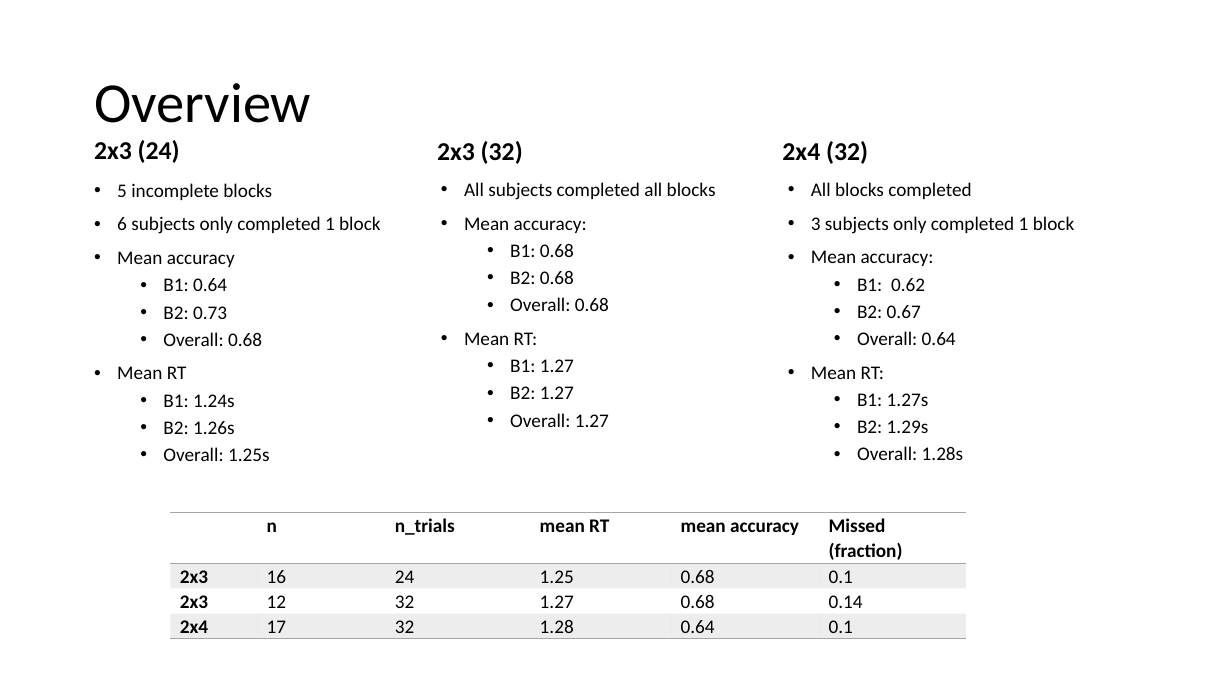
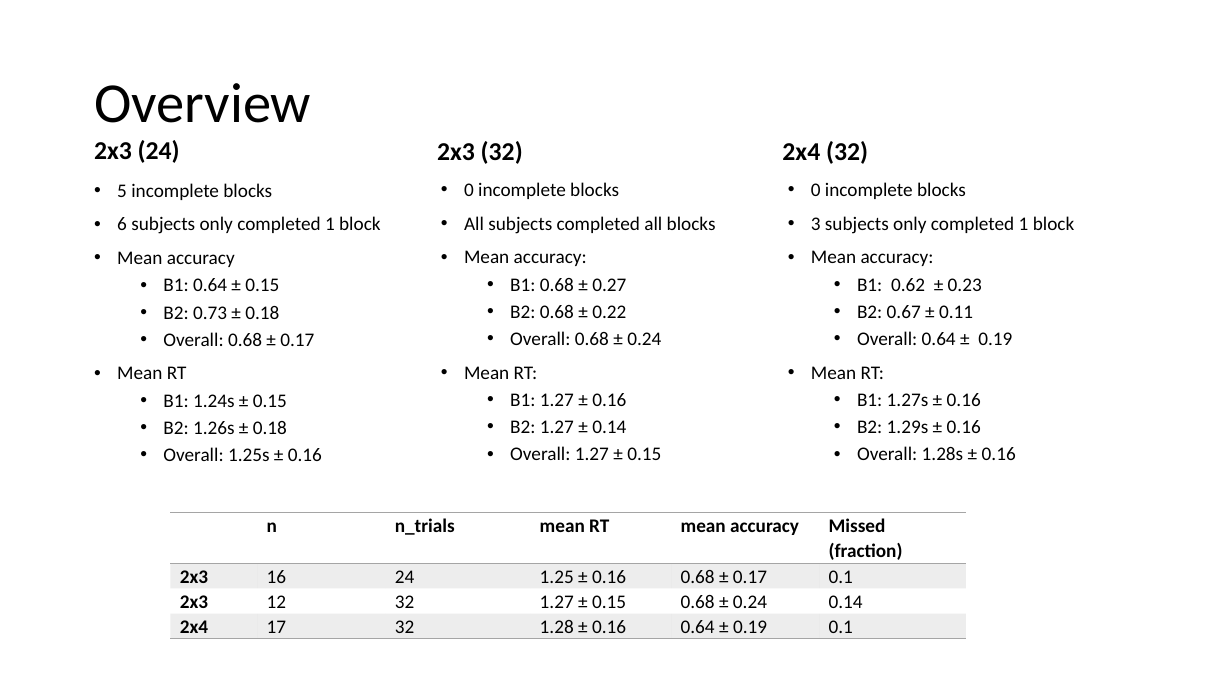
Before and after one commit to pathalle/mri_task_analysis, a slide deck: slide 2 of data/piloting/piloting_kloten/overview_kloten.pptx. Drawn at 1232x693 pixels with LibreOffice and Linux fonts; fonts in the diff are those of the drawing. Boxes give left, top, right and bottom in pixels: in the first picture for what was removed or moved away, otherwise in the second. Text is boxed around its words. In the diff, an @@ line names an element or a change of style, - is before the commit and + after.

```diff
--- a/data/piloting/piloting_kloten/overview_kloten.pptx
+++ b/data/piloting/piloting_kloten/overview_kloten.pptx
@@ text at [464,182,619,199]: paragraph added @@
+• 0 incomplete blocks
@@ text at [811,182,966,199]: text changed @@
-• All blocks completed
+• 0 incomplete blocks
@@ text at [163,278,314,346]: text changed @@
-  • B1: 0.64
-  • B2: 0.73
-  • Overall: 0.68
+  • B1: 0.64 ± 0.15
+  • B2: 0.73 ± 0.18
+  • Overall: 0.68 ± 0.17
@@ text at [510,278,661,345]: text changed @@
-  • B1: 0.68
-  • B2: 0.68
-  • Overall: 0.68
+  • B1: 0.68 ± 0.27
+  • B2: 0.68 ± 0.22
+  • Overall: 0.68 ± 0.24
@@ text at [857,278,1012,345]: text changed @@
-  • B1: 0.62
-  • B2: 0.67
-  • Overall: 0.64
+  • B1: 0.62 ± 0.23
+  • B2: 0.67 ± 0.11
+  • Overall: 0.64 ± 0.19
@@ text at [163,394,322,461]: text changed @@
-  • B1: 1.24s
-  • B2: 1.26s
-  • Overall: 1.25s
+  • B1: 1.24s ± 0.15
+  • B2: 1.26s ± 0.18
+  • Overall: 1.25s ± 0.16
@@ text at [510,393,661,460]: text changed @@
-  • B1: 1.27
-  • B2: 1.27
-  • Overall: 1.27
+  • B1: 1.27 ± 0.16
+  • B2: 1.27 ± 0.14
+  • Overall: 1.27 ± 0.15
@@ text at [857,393,1016,460]: text changed @@
-  • B1: 1.27s
-  • B2: 1.29s
-  • Overall: 1.28s
+  • B1: 1.27s ± 0.16
+  • B2: 1.29s ± 0.16
+  • Overall: 1.28s ± 0.16
@@ table at [170,513,966,637] @@
-row 2, column 4: 1.25
+row 2, column 4: 1.25 ± 0.16
-row 2, column 5: 0.68
+row 2, column 5: 0.68 ± 0.17
-row 3, column 4: 1.27
+row 3, column 4: 1.27 ± 0.15
-row 3, column 5: 0.68
+row 3, column 5: 0.68 ± 0.24
-row 4, column 4: 1.28
+row 4, column 4: 1.28 ± 0.16
-row 4, column 5: 0.64
+row 4, column 5: 0.64 ± 0.19
```
Also in this commit, not shown: 3 other slides changed, 14 other files.
